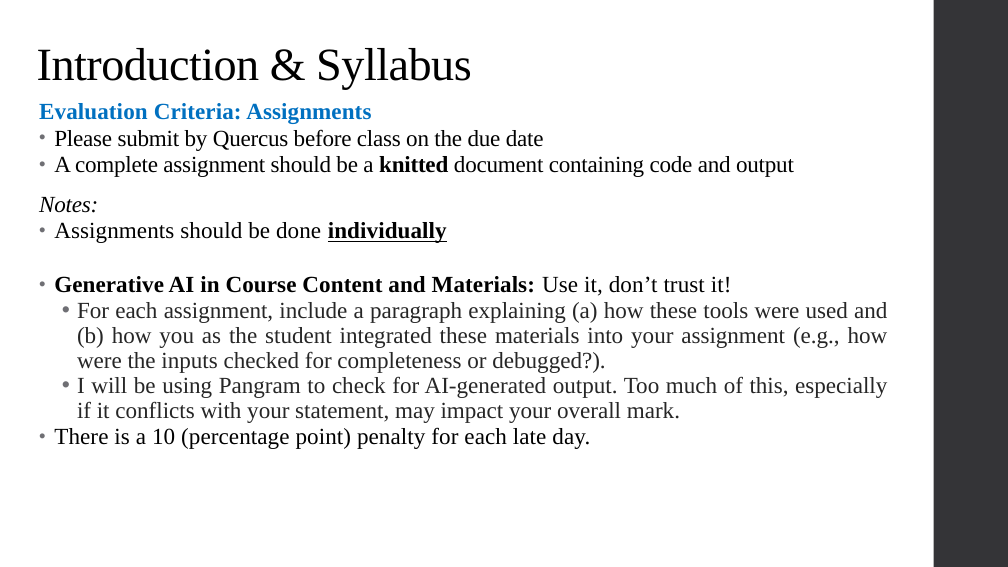
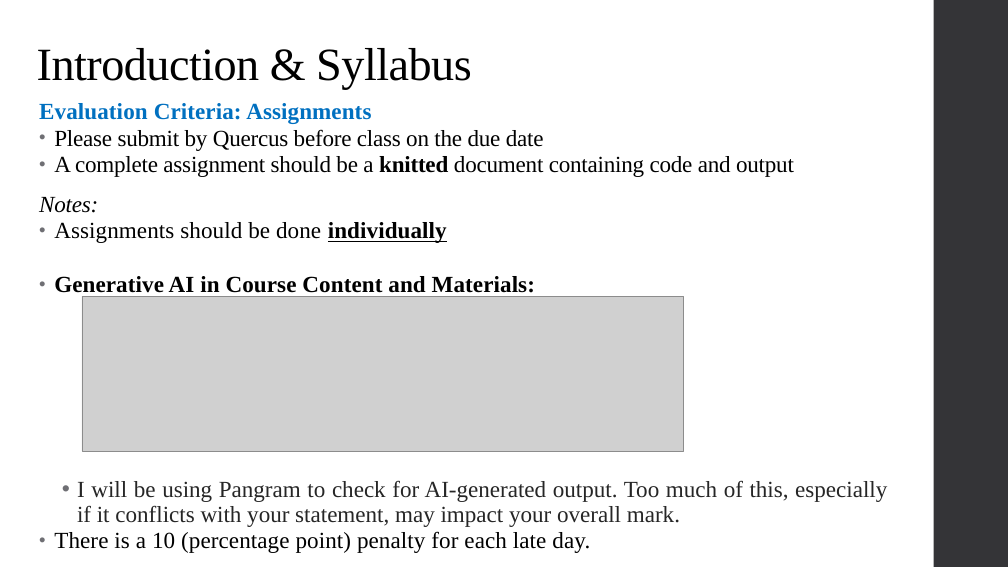
Before and after one commit to alex-hoagland/HAD5744, a slide deck: slide 11 of Lecture01_Introduction/Lecture1_Frameworks.pptx (slide 8 before the commit). Drawn at 1008x567 pixels with LibreOffice and Linux fonts; fonts in the diff are those of the drawing; grey boxes stand for pictures. Boxes give left, top, right and bottom in pixels: in the first picture for what was removed or moved away, otherwise in the second. Text is boxed around its words. In the diff, an @@ line names an element or a change of style, - is before the commit and + after.

```diff
--- a/Lecture01_Introduction/Lecture1_Frameworks.pptx
+++ b/Lecture01_Introduction/Lecture1_Frameworks.pptx
@@ text at (x1=54, y1=276, x2=535, y2=298): text changed; text colour #262626 to #000000; bold on @@
-• Generative AI in Course Content and Materials: Use it, don’t trust it!
-  • For each assignment, include a paragraph explaining (a) how these tools were used and (b) how you as the student integrated these materials into your assignment (e.g., how were the inputs checked for completeness or debugged?).
+• Generative AI in Course Content and Materials:
@@ picture added at (x1=82, y1=296, x2=684, y2=451) @@
```
Also in this commit, not shown: 14 other slides changed, 9 slides added, 4 slides removed, 1 other file.
